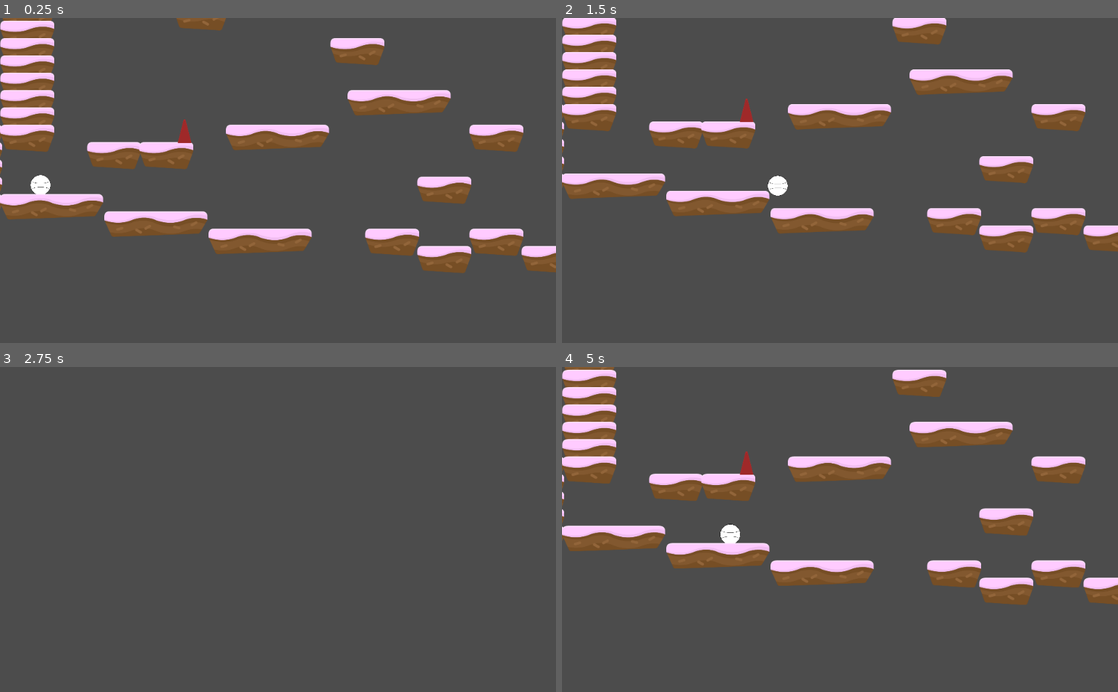
Above: before the commit, frames 1-4 (two rows, left to right).
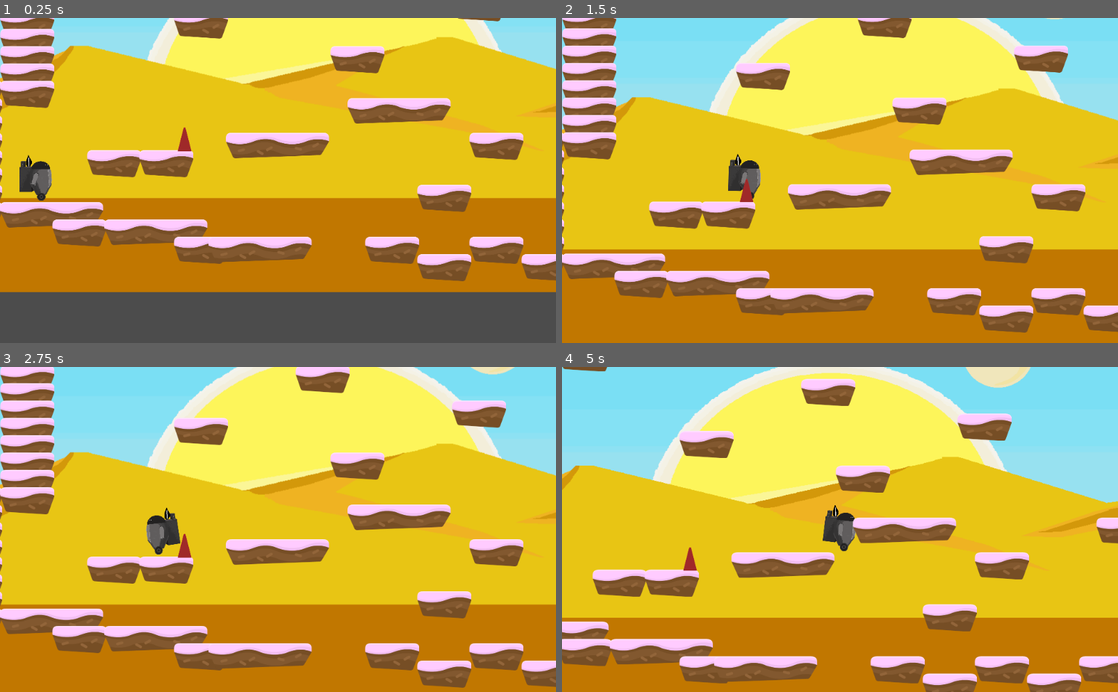
Above: after the commit, the same moments.

Repository: AkaiTobira/DesRepair
Game: Godot game, scene res://Scenes/LVL1.tscn
Two runs of this game, one before a commit and one after it. Both use one fixed random seed, a clock stepped at 60 frames per second and the inputs below. The engine's default icon, where the game draws it, is replaced by a stand-in: a white triangle on a blue panel in a dark square.
Inputs (mouse positions are in pixels of both pictures, inside the frame that each line leads up to):
- Up to frame 1 (0.25 s): no input
- Up to frame 2 (1.5 s): move the mouse to (962, 164) at 0.52 s; hold Right (right) from 0.53 s (still down); click (962, 164) at 0.67 s; tap Up (jump) at 0.77 s; move the mouse to (728, 196) at 1.27 s
- Up to frame 3 (2.75 s): tap Up (jump) at 1.52 s; move the mouse to (333, 458) at 2.02 s; release Right (right) at 2.03 s; hold Left (left) from 2.03 s (still down)
- Up to frame 4 (5 s): move the mouse to (812, 594) at 2.77 s; release Left (left) at 2.78 s; hold Right (right) 2.78-3.5 s; click (812, 594) at 2.92 s; tap Up (jump) at 3.02, 4.52 s; click (967, 607) at 3.52 s; move the mouse to (1006, 578) at 4.27 s; hold Right (right) from 4.28 s (still down)

The runs differ from the first frame. In frame 1, 80% of the frame differs, in the area x 0-100%, y 0-85%; in frame 2, 99%; in frame 3, 100%, in the area x 0-100%, y 0-100%; in frame 4, 99%.

Commit message:
PlayerAnimations

Diff:
--- a/Scenes/LVL1.tscn
+++ b/Scenes/LVL1.tscn
@@ -1,22 +1,32 @@
-[gd_scene load_steps=4 format=2]
+[gd_scene load_steps=5 format=2]
 
-[ext_resource path="res://Scenes/Player.tscn" type="PackedScene" id=1]
-[ext_resource path="res://Scenes/Platforms.tres" type="TileSet" id=2]
-[ext_resource path="res://Scenes/SpikeTop.tscn" type="PackedScene" id=3]
+[ext_resource path="res://Environment/bgr_desert.png" type="Texture" id=1]
+[ext_resource path="res://Scenes/Player.tscn" type="PackedScene" id=2]
+[ext_resource path="res://Scenes/Platforms.tres" type="TileSet" id=3]
+[ext_resource path="res://Scenes/SpikeTop.tscn" type="PackedScene" id=4]
 
-[node name="LVL1" type="Node2D"]
+[node name="Root" type="Node2D"]
 
-[node name="Player" parent="." instance=ExtResource( 1 )]
+[node name="Sprite" type="Sprite" parent="."]
+position = Vector2( 1909.82, -490.689 )
+scale = Vector2( 2, 2 )
+texture = ExtResource( 1 )
+
+[node name="Player" parent="." instance=ExtResource( 2 )]
 position = Vector2( 149.663, 178.945 )
 
 [node name="TileMap" type="TileMap" parent="."]
-tile_set = ExtResource( 2 )
+tile_set = ExtResource( 3 )
 collision_use_kinematic = true
 collision_layer = 513
 format = 1
-tile_data = PoolIntArray( -983040, 1, 0, -982992, 1, 0, -917504, 1, 0, -917456, 1, 0, -851968, 1, 0, -851937, 0, 0, -851920, 1, 0, -786432, 1, 0, -786384, 1, 0, -720896, 1, 0, -720848, 1, 0, -655360, 1, 0, -655343, 1, 0, -655312, 1, 0, -589824, 1, 0, -589776, 1, 0, -524288, 1, 0, -524262, 1, 0, -524250, 0, 0, -524240, 1, 0, -458752, 1, 0, -458742, 1, 0, -458704, 1, 0, -393216, 1, 0, -393168, 1, 0, -327680, 1, 0, -327661, 1, 0, -327632, 1, 0, -262144, 1, 0, -262098, 1, 0, -262096, 1, 0, -196608, 1, 0, -196560, 1, 0, -131072, 1, 0, -131052, 0, 0, -131038, 1, 0, -131024, 1, 0, -65536, 1, 0, -65488, 1, 0, 65533, 1, 0, 0, 1, 0, 13, 0, 0, 27, 1, 0, 48, 1, 0, 131069, 1, 0, 65541, 1, 0, 65544, 1, 0, 65578, 1, 0, 65584, 1, 0, 196605, 1, 0, 131120, 1, 0, 262141, 1, 0, 196632, 1, 0, 196656, 1, 0, 327677, 1, 0, 262144, 0, 0, 262192, 1, 0, 327686, 0, 0, 327728, 1, 0, 393228, 0, 0, 393237, 1, 0, 3932 …(136 unchanged characters)…
+tile_data = PoolIntArray( -983040, 1, 0, -982992, 1, 0, -917504, 1, 0, -917456, 1, 0, -851968, 1, 0, -851937, 0, 0, -851920, 1, 0, -786432, 1, 0, -786429, 1, 0, -786384, 1, 0, -720896, 1, 0, -720848, 1, 0, -655360, 1, 0, -655343, 1, 0, -655312, 1, 0, -589824, 1, 0, -589776, 1, 0, -524288, 1, 0, -524262, 1, 0, -524250, 0, 0, -524240, 1, 0, -458752, 1, 0, -458742, 1, 0, -458704, 1, 0, -393216, 1, 0, -393168, 1, 0, -327680, 1, 0, -327661, 1, 0, -327632, 1, 0, -262144, 1, 0, -262098, 1, 0, -262096, 1, 0, -131075, 1, 0, -196608, 1, 0, -196560, 1, 0, -65539, 1, 0, -131052, 0, 0, -131038, 1, 0, -131024, 1, 0, -3, 1, 0, -65488, 1, 0, 65533, 1, 0, 13, 0, 0, 27, 1, 0, 48, 1, 0, 131069, 1, 0, 65541, 1, 0, 65544, 1, 0, 65578, 1, 0, 65584, 1, 0, 196605, 1, 0, 131120, 1, 0, 262141, 1, 0, 196632, 1, 0, 196656, 1, 0, 327677, 1, 0, 262144, 0, 0, 262192, 1, 0, 327683, 1, 0, 327686, 0, 0, 327728, 1, 0, 393226, 1, 0, 393228, 0, 0, 393237, 1, 0, 3932 …(136 unchanged characters)…
 
 [node name="hazards" type="Node" parent="."]
 
-[node name="SpikeTop" parent="hazards" instance=ExtResource( 3 )]
+[node name="SpikeTop" parent="hazards" instance=ExtResource( 4 )]
 position = Vector2( 680, 24 )
+
+[node name="Control" type="Control" parent="."]
+margin_right = 40.0
+margin_bottom = 40.0
--- a/Scenes/Player.tscn
+++ b/Scenes/Player.tscn
@@ -1,17 +1,303 @@
-[gd_scene load_steps=7 format=2]
+[gd_scene load_steps=12 format=2]
 
 [ext_resource path="res://Scripts/Player.gd" type="Script" id=1]
 [ext_resource path="res://Scenes/PlayerAnimation.tscn" type="PackedScene" id=2]
 [ext_resource path="res://Environment/Bez nazwy.png" type="Texture" id=3]
 [ext_resource path="res://Environment/Bez nazwy hook.png" type="Texture" id=4]
-[ext_resource path="res://Environment/Ballo.png" type="Texture" id=5]
-
-[sub_resource type="CircleShape2D" id=1]
-radius = 37.7378
+[ext_resource path="res://Environment/robot_hand.png" type="Texture" id=5]
+[ext_resource path="res://Environment/robot_grappling_hook.png" type="Texture" id=6]
+[ext_resource path="res://Environment/robot.png" type="Texture" id=7]
+[ext_resource path="res://Environment/robot_wheel.png" type="Texture" id=8]
+
+[sub_resource type="RectangleShape2D" id=1]
+extents = Vector2( 39.1666, 74.4651 )
+
+[sub_resource type="Animation" id=2]
+resource_name = "MoveLeft"
+tracks/0/type = "value"
+tracks/0/path = NodePath("Skills/GraplingHook:position")
+tracks/0/interp = 1
+tracks/0/loop_wrap = true
+tracks/0/imported = false
+tracks/0/enabled = true
+tracks/0/keys = {
+"times": PoolRealArray( 0, 0.4, 1 ),
+"transitions": PoolRealArray( 1, 1, 1 ),
+"update": 0,
+"values": [ Vector2( 46, -55 ), Vector2( 16, -67 ), Vector2( 46, -55 ) ]
+}
+tracks/1/type = "value"
+tracks/1/path = NodePath("Hand:position")
+tracks/1/interp = 1
+tracks/1/loop_wrap = true
+tracks/1/imported = false
+tracks/1/enabled = true
+tracks/1/keys = {
+"times": PoolRealArray( 0, 0.4, 1 ),
+"transitions": PoolRealArray( 1, 1, 1 ),
+"update": 0,
+"values": [ Vector2( 24.3486, -5.98027 ), Vector2( -2.6514, -6.98027 ), Vector2( 24.3486, -5.98027 ) ]
+}
+tracks/2/type = "value"
+tracks/2/path = NodePath("Hand:flip_h")
+tracks/2/interp = 1
+tracks/2/loop_wrap = true
+tracks/2/imported = false
+tracks/2/enabled = true
+tracks/2/keys = {
+"times": PoolRealArray( 0, 1 ),
+"transitions": PoolRealArray( 1, 1 ),
+"update": 1,
+"values": [ true, true ]
+}
+tracks/3/type = "value"
+tracks/3/path = NodePath("Hand:rotation_degrees")
+tracks/3/interp = 1
+tracks/3/loop_wrap = true
+tracks/3/imported = false
+tracks/3/enabled = true
+tracks/3/keys = {
+"times": PoolRealArray( 0, 0.4, 1 ),
+"transitions": PoolRealArray( 1, 1, 1 ),
+"update": 0,
+"values": [ 0.0, 27.0, 0.0 ]
+}
+tracks/4/type = "value"
+tracks/4/path = NodePath("Queins:position")
+tracks/4/interp = 1
+tracks/4/loop_wrap = true
+tracks/4/imported = false
+tracks/4/enabled = true
+tracks/4/keys = {
+"times": PoolRealArray( 0, 0.4, 1 ),
+"transitions": PoolRealArray( 1, 1, 1 ),
+"update": 0,
+"values": [ Vector2( 54.0247, -13.4137 ), Vector2( 38.0247, -25.4137 ), Vector2( 54.0247, -13.4137 ) ]
+}
+tracks/5/type = "value"
+tracks/5/path = NodePath("Queins:flip_h")
+tracks/5/interp = 1
+tracks/5/loop_wrap = true
+tracks/5/imported = false
+tracks/5/enabled = true
+tracks/5/keys = {
+"times": PoolRealArray( 0, 1 ),
+"transitions": PoolRealArray( 1, 1 ),
+"update": 1,
+"values": [ true, true ]
+}
+tracks/6/type = "value"
+tracks/6/path = NodePath("Queins:rotation_degrees")
+tracks/6/interp = 1
+tracks/6/loop_wrap = true
+tracks/6/imported = false
+tracks/6/enabled = true
+tracks/6/keys = {
+"times": PoolRealArray( 0, 0.4, 1 ),
+"transitions": PoolRealArray( 1, 1, 1 ),
+"update": 0,
+"values": [ 0.0, -17.0, 0.0 ]
+}
+tracks/7/type = "value"
+tracks/7/path = NodePath("Torso:flip_h")
+tracks/7/interp = 1
+tracks/7/loop_wrap = true
+tracks/7/imported = false
+tracks/7/enabled = true
+tracks/7/keys = {
+"times": PoolRealArray( 0, 1 ),
+"transitions": PoolRealArray( 1, 1 ),
+"update": 1,
+"values": [ true, true ]
+}
+tracks/8/type = "value"
+tracks/8/path = NodePath("Torso:position")
+tracks/8/interp = 1
+tracks/8/loop_wrap = true
+tracks/8/imported = false
+tracks/8/enabled = true
+tracks/8/keys = {
+"times": PoolRealArray( 0, 0.4, 1 ),
+"transitions": PoolRealArray( 1, 1, 1 ),
+"update": 0,
+"values": [ Vector2( 2, -5 ), Vector2( -13, -5 ), Vector2( 2, -5 ) ]
+}
+tracks/9/type = "value"
+tracks/9/path = NodePath("Torso:rotation_degrees")
+tracks/9/interp = 1
+tracks/9/loop_wrap = true
+tracks/9/imported = false
+tracks/9/enabled = true
+tracks/9/keys = {
+"times": PoolRealArray( 0, 0.4, 1 ),
+"transitions": PoolRealArray( 1, 1, 1 ),
+"update": 0,
+"values": [ 0.0, -14.0, 0.0 ]
+}
+tracks/10/type = "value"
+tracks/10/path = NodePath("Sprite2:position")
+tracks/10/interp = 1
+tracks/10/loop_wrap = true
+tracks/10/imported = false
+tracks/10/enabled = true
+tracks/10/keys = {
+"times": PoolRealArray( 0, 1 ),
+"transitions": PoolRealArray( 1, 1 ),
+"update": 0,
+"values": [ Vector2( 2, 59 ), Vector2( 2, 59 ) ]
+}
+tracks/11/type = "value"
+tracks/11/path = NodePath("Sprite2:rotation_degrees")
+tracks/11/interp = 1
+tracks/11/loop_wrap = true
+tracks/11/imported = false
+tracks/11/enabled = true
+tracks/11/keys = {
+"times": PoolRealArray( 0, 1 ),
+"transitions": PoolRealArray( 1, 1 ),
+"update": 0,
+"values": [ 0.0, -360.0 ]
+}
+
+[sub_resource type="Animation" id=3]
+resource_name = "MoveRight"
+tracks/0/type = "value"
+tracks/0/path = NodePath("Torso:flip_h")
+tracks/0/interp = 1
+tracks/0/loop_wrap = true
+tracks/0/imported = false
+tracks/0/enabled = true
+tracks/0/keys = {
+"times": PoolRealArray( 0, 1 ),
+"transitions": PoolRealArray( 1, 1 ),
+"update": 1,
+"values": [ false, false ]
+}
+tracks/1/type = "value"
+tracks/1/path = NodePath("Torso:position")
+tracks/1/interp = 1
+tracks/1/loop_wrap = true
+tracks/1/imported = false
+tracks/1/enabled = true
+tracks/1/keys = {
+"times": PoolRealArray( 0, 0.4, 1 ),
+"transitions": PoolRealArray( 1, 1, 1 ),
+"update": 0,
+"values": [ Vector2( 2, -5 ), Vector2( 14, -3 ), Vector2( 2, -5 ) ]
+}
+tracks/2/type = "value"
+tracks/2/path = NodePath("Torso:rotation_degrees")
+tracks/2/interp = 1
+tracks/2/loop_wrap = true
+tracks/2/imported = false
+tracks/2/enabled = true
+tracks/2/keys = {
+"times": PoolRealArray( 0, 0.4, 1 ),
+"transitions": PoolRealArray( 1, 1, 1 ),
+"update": 0,
+"values": [ 0.0, 14.0, 0.0 ]
+}
+tracks/3/type = "value"
+tracks/3/path = NodePath("Hand:flip_h")
+tracks/3/interp = 1
+tracks/3/loop_wrap = true
+tracks/3/imported = false
+tracks/3/enabled = true
+tracks/3/keys = {
+"times": PoolRealArray( 0, 1 ),
+"transitions": PoolRealArray( 1, 1 ),
+"update": 1,
+"values": [ false, false ]
+}
+tracks/4/type = "value"
+tracks/4/path = NodePath("Hand:rotation_degrees")
+tracks/4/interp = 1
+tracks/4/loop_wrap = true
+tracks/4/imported = false
+tracks/4/enabled = true
+tracks/4/keys = {
+"times": PoolRealArray( 0, 0.4, 1 ),
+"transitions": PoolRealArray( 1, 1, 1 ),
+"update": 0,
+"values": [ 0.0, -26.0, 0.0 ]
+}
+tracks/5/type = "value"
+tracks/5/path = NodePath("Hand:position")
+tracks/5/interp = 1
+tracks/5/loop_wrap = true
+tracks/5/imported = false
+tracks/5/enabled = true
+tracks/5/keys = {
+"times": PoolRealArray( 0, 0.4, 1 ),
+"transitions": PoolRealArray( 1, 1, 1 ),
+"update": 0,
+"values": [ Vector2( -20.6514, -3.98027 ), Vector2( 4.3486, -6.98027 ), Vector2( -20.6514, -3.98027 ) ]
+}
+tracks/6/type = "value"
+tracks/6/path = NodePath("Queins:flip_h")
+tracks/6/interp = 1
+tracks/6/loop_wrap = true
+tracks/6/imported = false
+tracks/6/enabled = true
+tracks/6/keys = {
+"times": PoolRealArray( 0, 1 ),
+"transitions": PoolRealArray( 1, 1 ),
+"update": 1,
+"values": [ false, false ]
+}
+tracks/7/type = "value"
+tracks/7/path = NodePath("Queins:position")
+tracks/7/interp = 1
+tracks/7/loop_wrap = true
+tracks/7/imported = false
+tracks/7/enabled = true
+tracks/7/keys = {
+"times": PoolRealArray( 0, 0.4, 1 ),
+"transitions": PoolRealArray( 1, 1, 1 ),
+"update": 0,
+"values": [ Vector2( -51.9753, -13.4137 ), Vector2( -31.9753, -24.4137 ), Vector2( -51.9753, -13.4137 ) ]
+}
+tracks/8/type = "value"
+tracks/8/path = NodePath("Queins:rotation_degrees")
+tracks/8/interp = 1
+tracks/8/loop_wrap = true
+tracks/8/imported = false
+tracks/8/enabled = true
+tracks/8/keys = {
+"times": PoolRealArray( 0, 0.4, 1 ),
+"transitions": PoolRealArray( 1, 1, 1 ),
+"update": 0,
+"values": [ 0.0, 14.0, 0.0 ]
+}
+tracks/9/type = "value"
+tracks/9/path = NodePath("Sprite2:rotation_degrees")
+tracks/9/interp = 1
+tracks/9/loop_wrap = true
+tracks/9/imported = false
+tracks/9/enabled = true
+tracks/9/keys = {
+"times": PoolRealArray( 0, 1 ),
+"transitions": PoolRealArray( 1, 1 ),
+"update": 0,
+"values": [ 0.0, 360.0 ]
+}
+tracks/10/type = "value"
+tracks/10/path = NodePath("Skills/GraplingHook:position")
+tracks/10/interp = 1
+tracks/10/loop_wrap = true
+tracks/10/imported = false
+tracks/10/enabled = true
+tracks/10/keys = {
+"times": PoolRealArray( 0, 0.4, 1 ),
+"transitions": PoolRealArray( 1, 1, 1 ),
+"update": 0,
+"values": [ Vector2( -43, -55 ), Vector2( -10, -64 ), Vector2( -43, -55 ) ]
+}
 
 [node name="Player" type="KinematicBody2D" groups=[
 "player",
 ]]
+position = Vector2( 1.80441, -9.12008 )
 collision_mask = 14
 script = ExtResource( 1 )
 __meta__ = {
@@ -22,6 +308,7 @@
 SPEED_JUMP = 2000
 
 [node name="CollisionShape2D" type="CollisionShape2D" parent="."]
+position = Vector2( 0, 9 )
 shape = SubResource( 1 )
 
 [node name="PlayerAnimation" parent="." instance=ExtResource( 2 )]
@@ -37,23 +324,42 @@
 [node name="Skills" type="Node2D" parent="."]
 
 [node name="GraplingHook" type="RayCast2D" parent="Skills"]
-position = Vector2( 0, -50 )
+position = Vector2( -43, -55 )
 enabled = true
 cast_to = Vector2( 0, 1 )
 collision_mask = 514
 
 [node name="Line2D" type="Line2D" parent="Skills/GraplingHook"]
-visible = false
 points = PoolVector2Array( 0, 0, 0, 0 )
 texture = ExtResource( 3 )
-texture_mode = 1
+texture_mode = 1056964608
 
 [node name="Hook" type="Sprite" parent="Skills/GraplingHook/Line2D"]
+position = Vector2( 0, -15 )
 rotation = -1.5708
 texture = ExtResource( 4 )
 
-[node name="Sprite" type="Sprite" parent="."]
-position = Vector2( 3.32389, 1.43345 )
+[node name="Hand" type="Sprite" parent="."]
+position = Vector2( -20.6514, -3.98027 )
 scale = Vector2( 0.626223, 0.626223 )
+z_index = 1
 texture = ExtResource( 5 )
+
+[node name="Queins" type="Sprite" parent="."]
+position = Vector2( -51.9753, -13.4137 )
+texture = ExtResource( 6 )
+
+[node name="Torso" type="Sprite" parent="."]
+position = Vector2( 2, -5 )
+scale = Vector2( 0.626223, 0.626223 )
+texture = ExtResource( 7 )
+
+[node name="Sprite2" type="Sprite" parent="."]
+position = Vector2( 2, 59 )
+rotation = 6.28319
+texture = ExtResource( 8 )
+
+[node name="AnimationPlayer" type="AnimationPlayer" parent="."]
+anims/MoveLeft = SubResource( 2 )
+anims/MoveRight = SubResource( 3 )
 [connection signal="_animate" from="." to="PlayerAnimation" method="_on_Player__animate"]
--- /dev/null
+++ b/Scenes/PlayerMove_Left.tres
@@ -0,0 +1,124 @@
+[gd_resource type="Animation" format=2]
+
+[resource]
+resource_name = "MoveLeft"
+tracks/0/type = "value"
+tracks/0/path = NodePath("Torso:rotation_degrees")
+tracks/0/interp = 1
+tracks/0/loop_wrap = true
+tracks/0/imported = false
+tracks/0/enabled = true
+tracks/0/keys = {
+"times": PoolRealArray( 0, 0.4, 0.7, 1 ),
+"transitions": PoolRealArray( 1, 1, 1, 1 ),
+"update": 0,
+"values": [ 0.0, 26.0, 27.0, 0.0 ]
+}
+tracks/1/type = "value"
+tracks/1/path = NodePath("Torso:position")
+tracks/1/interp = 1
+tracks/1/loop_wrap = true
+tracks/1/imported = false
+tracks/1/enabled = true
+tracks/1/keys = {
+"times": PoolRealArray( 0, 0.4, 0.7, 1 ),
+"transitions": PoolRealArray( 1, 1, 1, 1 ),
+"update": 0,
+"values": [ Vector2( 2, -5 ), Vector2( 30, -5 ), Vector2( 30, -0.999998 ), Vector2( 2, -5 ) ]
+}
+tracks/2/type = "value"
+tracks/2/path = NodePath("Queins:position")
+tracks/2/interp = 1
+tracks/2/loop_wrap = true
+tracks/2/imported = false
+tracks/2/enabled = true
+tracks/2/keys = {
+"times": PoolRealArray( 0, 0.4, 0.7, 1 ),
+"transitions": PoolRealArray( 1, 1, 1, 1 ),
+"update": 0,
+"values": [ Vector2( -52.9753, -13.4137 ), Vector2( -11.9753, -34.4137 ), Vector2( -9.47534, -23.9137 ), Vector2( 57.0247, -13.4137 ) ]
+}
+tracks/3/type = "value"
+tracks/3/path = NodePath("Queins:rotation_degrees")
+tracks/3/interp = 1
+tracks/3/loop_wrap = true
+tracks/3/imported = false
+tracks/3/enabled = true
+tracks/3/keys = {
+"times": PoolRealArray( 0, 0.4, 0.7, 1 ),
+"transitions": PoolRealArray( 1, 1, 1, 1 ),
+"update": 0,
+"values": [ 0.0, 27.0, 13.5, 0.0 ]
+}
+tracks/4/type = "value"
+tracks/4/path = NodePath("Sprite2:rotation_degrees")
+tracks/4/interp = 1
+tracks/4/loop_wrap = true
+tracks/4/imported = false
+tracks/4/enabled = true
+tracks/4/keys = {
+"times": PoolRealArray( 0, 1 ),
+"transitions": PoolRealArray( 1, 1 ),
+"update": 0,
+"values": [ 0.0, 360.0 ]
+}
+tracks/5/type = "value"
+tracks/5/path = NodePath("Skills/GraplingHook:position")
+tracks/5/interp = 1
+tracks/5/loop_wrap = true
+tracks/5/imported = false
+tracks/5/enabled = true
+tracks/5/keys = {
+"times": PoolRealArray( 0, 0.4, 0.7, 1 ),
+"transitions": PoolRealArray( 1, 1, 1, 1 ),
+"update": 0,
+"values": [ Vector2( -44, -53 ), Vector2( 19, -64 ), Vector2( 10, -59 ), Vector2( 75, -55 ) ]
+}
+tracks/6/type = "value"
+tracks/6/path = NodePath("Hand:position")
+tracks/6/interp = 1
+tracks/6/loop_wrap = true
+tracks/6/imported = false
+tracks/6/enabled = true
+tracks/6/keys = {
+"times": PoolRealArray( 0, 0.4, 0.7, 1 ),
+"transitions": PoolRealArray( 1, 1, 1, 1 ),
+"update": 0,
+"values": [ Vector2( 24.3486, -5.98027 ), Vector2( 27.3485, -10.9803 ), Vector2( 14.3485, -7.48027 ), Vector2( 24.3486, -3.98027 ) ]
+}
+tracks/7/type = "value"
+tracks/7/path = NodePath("Hand:rotation_degrees")
+tracks/7/interp = 1
+tracks/7/loop_wrap = true
+tracks/7/imported = false
+tracks/7/enabled = true
+tracks/7/keys = {
+"times": PoolRealArray( 0, 0.4, 0.7, 1 ),
+"transitions": PoolRealArray( 1, 1, 1, 1 ),
+"update": 0,
+"values": [ 0.0, -42.0, 5.0, 0.0 ]
+}
+tracks/8/type = "value"
+tracks/8/path = NodePath("Hand:flip_h")
+tracks/8/interp = 1
+tracks/8/loop_wrap = true
+tracks/8/imported = false
+tracks/8/enabled = true
+tracks/8/keys = {
+"times": PoolRealArray( 0 ),
+"transitions": PoolRealArray( 1 ),
+"update": 1,
+"values": [ true ]
+}
+tracks/9/type = "value"
+tracks/9/path = NodePath("Queins:flip_h")
+tracks/9/interp = 1
+tracks/9/loop_wrap = true
+tracks/9/imported = false
+tracks/9/enabled = true
+tracks/9/keys = {
+"times": PoolRealArray( 0 ),
+"transitions": PoolRealArray( 1 ),
+"update": 1,
+"values": [ true ]
+}
--- /dev/null
+++ b/Scenes/PlayerMove_Right.tres
@@ -0,0 +1,100 @@
+[gd_resource type="Animation" format=2]
+
+[resource]
+resource_name = "MoveRight"
+tracks/0/type = "value"
+tracks/0/path = NodePath("Torso:rotation_degrees")
+tracks/0/interp = 1
+tracks/0/loop_wrap = true
+tracks/0/imported = false
+tracks/0/enabled = true
+tracks/0/keys = {
+"times": PoolRealArray( 0, 0.4, 0.7, 1 ),
+"transitions": PoolRealArray( 1, 1, 1, 1 ),
+"update": 0,
+"values": [ 0.0, 26.0, 27.0, 0.0 ]
+}
+tracks/1/type = "value"
+tracks/1/path = NodePath("Torso:position")
+tracks/1/interp = 1
+tracks/1/loop_wrap = true
+tracks/1/imported = false
+tracks/1/enabled = true
+tracks/1/keys = {
+"times": PoolRealArray( 0, 0.4, 0.7, 1 ),
+"transitions": PoolRealArray( 1, 1, 1, 1 ),
+"update": 0,
+"values": [ Vector2( 2, -5 ), Vector2( 30, -5 ), Vector2( 30, -0.999998 ), Vector2( 2, -5 ) ]
+}
+tracks/2/type = "value"
+tracks/2/path = NodePath("Queins:position")
+tracks/2/interp = 1
+tracks/2/loop_wrap = true
+tracks/2/imported = false
+tracks/2/enabled = true
+tracks/2/keys = {
+"times": PoolRealArray( 0, 0.4, 0.7, 1 ),
+"transitions": PoolRealArray( 1, 1, 1, 1 ),
+"update": 0,
+"values": [ Vector2( -52.9753, -13.4137 ), Vector2( -11.9753, -34.4137 ), Vector2( -9.47534, -23.9137 ), Vector2( -52.9753, -13.4137 ) ]
+}
+tracks/3/type = "value"
+tracks/3/path = NodePath("Queins:rotation_degrees")
+tracks/3/interp = 1
+tracks/3/loop_wrap = true
+tracks/3/imported = false
+tracks/3/enabled = true
+tracks/3/keys = {
+"times": PoolRealArray( 0, 0.4, 0.7, 1 ),
+"transitions": PoolRealArray( 1, 1, 1, 1 ),
+"update": 0,
+"values": [ 0.0, 27.0, 13.5, 0.0 ]
+}
+tracks/4/type = "value"
+tracks/4/path = NodePath("Sprite2:rotation_degrees")
+tracks/4/interp = 1
+tracks/4/loop_wrap = true
+tracks/4/imported = false
+tracks/4/enabled = true
+tracks/4/keys = {
+"times": PoolRealArray( 0, 1 ),
+"transitions": PoolRealArray( 1, 1 ),
+"update": 0,
+"values": [ 0.0, 360.0 ]
+}
+tracks/5/type = "value"
+tracks/5/path = NodePath("Skills/GraplingHook:position")
+tracks/5/interp = 1
+tracks/5/loop_wrap = true
+tracks/5/imported = false
+tracks/5/enabled = true
+tracks/5/keys = {
+"times": PoolRealArray( 0, 0.4, 0.7, 1 ),
+"transitions": PoolRealArray( 1, 1, 1, 1 ),
+"update": 0,
+"values": [ Vector2( -44, -53 ), Vector2( 19, -64 ), Vector2( 10, -59 ), Vector2( -41, -55 ) ]
+}
+tracks/6/type = "value"
+tracks/6/path = NodePath("Hand:position")
+tracks/6/interp = 1
+tracks/6/loop_wrap = true
+tracks/6/imported = false
+tracks/6/enabled = true
+tracks/6/keys = {
+"times": PoolRealArray( 0, 0.4, 0.7, 1 ),
+"transitions": PoolRealArray( 1, 1, 1, 1 ),
+"update": 0,
+"values": [ Vector2( -19.6514, -2.98027 ), Vector2( 27.3485, -10.9803 ), Vector2( 14.3485, -7.48027 ), Vector2( -20.6514, -3.98027 ) ]
+}
+tracks/7/type = "value"
+tracks/7/path = NodePath("Hand:rotation_degrees")
+tracks/7/interp = 1
+tracks/7/loop_wrap = true
+tracks/7/imported = false
+tracks/7/enabled = true
+tracks/7/keys = {
+"times": PoolRealArray( 0, 0.4, 0.7, 1 ),
+"transitions": PoolRealArray( 1, 1, 1, 1 ),
+"update": 0,
+"values": [ 0.0, -42.0, 5.0, 0.0 ]
+}
--- a/Scripts/Player.gd
+++ b/Scripts/Player.gd
@@ -75,8 +75,6 @@
 	process_targeting_GramplingHook(delta)
 	process_pull_GramplingHook(delta)
 
-
-
 func _physics_process(delta):
 	_gravity()
 	_movement()
@@ -95,8 +93,10 @@
 func _movement():
 
 	if Input.is_action_pressed("left"):
+		play_anim_if_not_played("MoveLeft")
 		motion.x = -SPEED
 	elif Input.is_action_pressed("right"):
+		play_anim_if_not_played("MoveRight")
 		motion.x = SPEED
 	else:
 		motion.x = 0
@@ -117,6 +117,10 @@
 func add_to_score(amount):
 	score += amount
 
+func play_anim_if_not_played(anim_name):
+	if $AnimationPlayer.current_animation == anim_name : return
+	$AnimationPlayer.play(anim_name)
+
 func _hurt():
 	position.y -= -1
 	motion.y -= SPEED_JUMP
Binary file added: Environment/UI_Mid.png
Binary file added: Environment/UI_Top.png
Binary file added: Environment/UI_down.png
